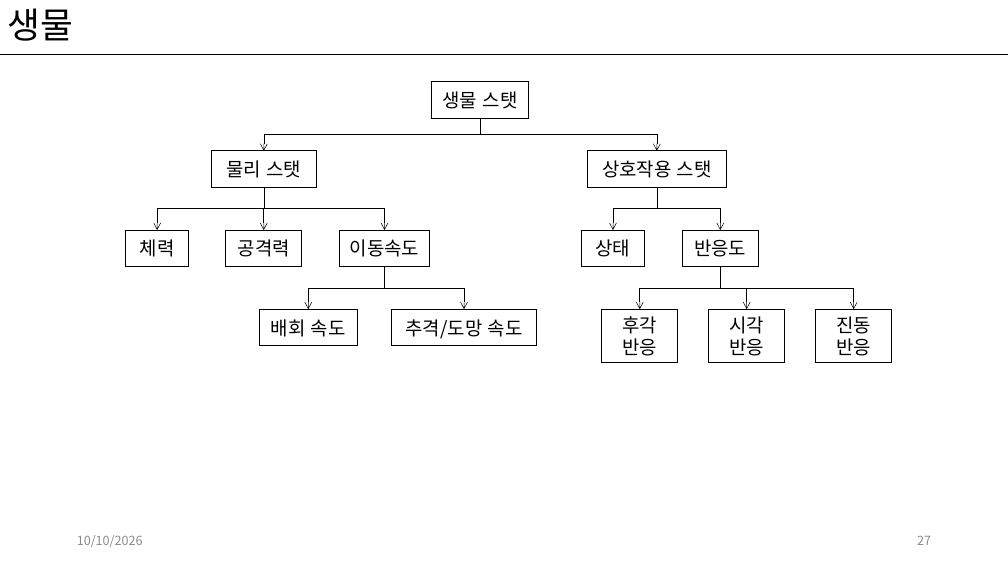
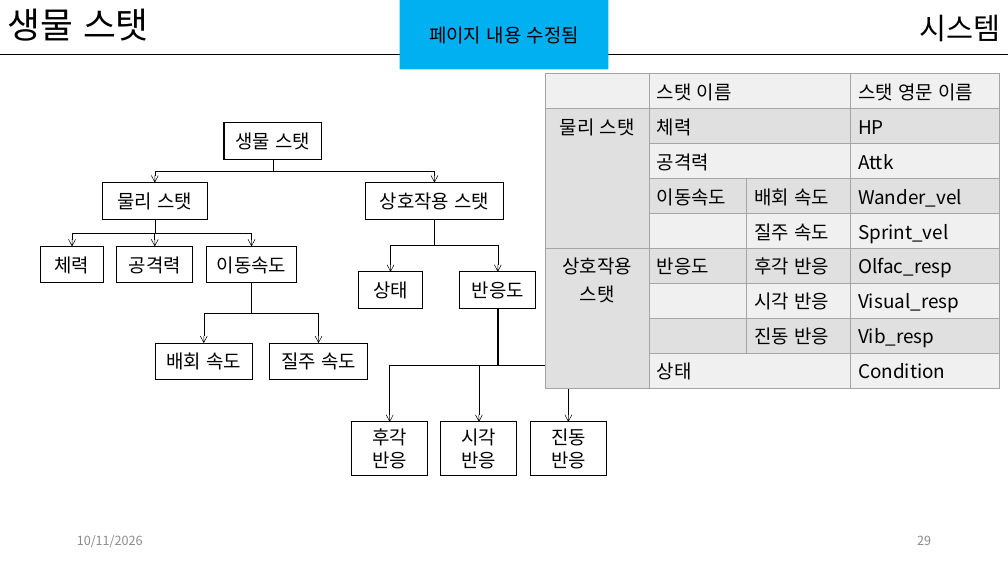
Before and after one commit to kwakyerin/2026_Graduation_Project, a slide deck: slide 29 of documents/HyunahKwon/design/designing/for_teammates/배트와 달트_기획서.pptx (slide 27 before the commit). Drawn at 1008x567 pixels with LibreOffice and Linux fonts; fonts in the diff are those of the drawing. Boxes give left, top, right and bottom in pixels: in the first picture for what was removed or moved away, otherwise in the second. Text is boxed around its words. In the diff, an @@ line names an element or a change of style, - is before the commit and + after.

Commit message:
화물,생물 스탯 기획, 정리
기획서에 내용 수정하고 추가함

```diff
--- a/documents/HyunahKwon/design/designing/for_teammates/배트와 달트_기획서.pptx
+++ b/documents/HyunahKwon/design/designing/for_teammates/배트와 달트_기획서.pptx
@@ title at bbox=[8, 8, 149, 41]: text changed @@
-생물
+생물 스탯
@@ rectangle added at bbox=[400, 0, 609, 70], fill #00B0F0, 18 pt, text #000000 @@
+페이지 내용 수정됨
@@ text added at bbox=[919, 14, 1000, 42], 28 pt, text #000000 @@
+시스템
@@ table added at bbox=[545, 73, 1000, 384], 9 rows, 4 columns @@
+ | 스탯 이름 |  | 스탯 영문 이름
+물리 스탯 | 체력 |  | HP
+ | 공격력 |  | Attk
+ | 이동속도 | 배회 속도 | Wander_vel
+ |  | 질주 속도 | Sprint_vel
+상호작용 스탯 | 반응도 | 후각 반응 | Olfac_resp
+ |  | 시각 반응 | Visual_resp
+ |  | 진동 반응 | Vib_resp
+ | 상태 |  | Condition
@@ rectangle "생물 스탯": place and size @@
-rectangle "생물 스탯" at bbox=[431, 82, 529, 118]
+rectangle "생물 스탯" at bbox=[224, 123, 321, 159]
@@ elbow arrow moved from (480, 118) - (264, 151) to (273, 160) - (155, 183) @@
@@ elbow arrow moved from (480, 118) - (657, 151) to (273, 160) - (435, 183) @@
@@ rectangle "물리 스탯": place and size @@
-rectangle "물리 스탯" at bbox=[212, 151, 316, 188]
+rectangle "물리 스탯" at bbox=[103, 183, 207, 219]
@@ rectangle "상호작용 스탯": place and size @@
-rectangle "상호작용 스탯" at bbox=[588, 151, 726, 188]
+rectangle "상호작용 스탯" at bbox=[365, 183, 504, 219]
@@ elbow arrow moved from (264, 188) - (157, 230) to (155, 219) - (72, 247) @@
@@ elbow arrow moved from (264, 188) - (385, 230) to (155, 219) - (252, 247) @@
@@ elbow arrow moved from (264, 188) - (264, 230) to (155, 219) - (155, 247) @@
@@ elbow arrow moved from (657, 188) - (613, 230) to (435, 219) - (391, 272) @@
@@ elbow arrow moved from (657, 188) - (721, 230) to (435, 219) - (498, 272) @@
@@ rectangle "체력": place and size @@
-rectangle "체력" at bbox=[126, 230, 188, 266]
+rectangle "체력" at bbox=[41, 247, 103, 283]
@@ rectangle "공격력": place and size @@
-rectangle "공격력" at bbox=[226, 230, 302, 266]
+rectangle "공격력" at bbox=[116, 247, 192, 283]
@@ rectangle "이동속도": place and size @@
-rectangle "이동속도" at bbox=[340, 230, 430, 266]
+rectangle "이동속도" at bbox=[206, 247, 297, 283]
@@ elbow arrow moved from (385, 267) - (309, 309) to (252, 283) - (204, 343) @@
@@ elbow arrow moved from (385, 267) - (464, 309) to (252, 283) - (318, 343) @@
@@ rectangle "상태": place and size @@
-rectangle "상태" at bbox=[582, 230, 645, 266]
+rectangle "상태" at bbox=[359, 272, 423, 309]
@@ rectangle "반응도": place and size @@
-rectangle "반응도" at bbox=[682, 230, 758, 266]
+rectangle "반응도" at bbox=[460, 272, 535, 309]
@@ elbow arrow moved from (721, 267) - (640, 309) to (498, 309) - (390, 422) @@
@@ elbow arrow moved from (721, 267) - (747, 309) to (498, 309) - (479, 422) @@
@@ elbow arrow moved from (721, 267) - (854, 309) to (498, 309) - (569, 422) @@
@@ rectangle "배회 속도": place and size @@
-rectangle "배회 속도" at bbox=[259, 309, 357, 346]
+rectangle "배회 속도" at bbox=[155, 343, 253, 380]
@@ rectangle "질주 속도": place and size @@
-rectangle "질주 속도" at bbox=[392, 309, 536, 346]
+rectangle "질주 속도" at bbox=[270, 343, 368, 380]
@@ text in rectangle at bbox=[281, 352, 356, 370]: text changed @@
-추격/도망 속도
+질주 속도
@@ rectangle "후각 반응": place and size @@
-rectangle "후각 반응" at bbox=[602, 309, 678, 363]
+rectangle "후각 반응" at bbox=[352, 422, 427, 476]
@@ rectangle "시각 반응": place and size @@
-rectangle "시각 반응" at bbox=[709, 309, 785, 363]
+rectangle "시각 반응" at bbox=[441, 422, 516, 476]
@@ rectangle "진동 반응": place and size @@
-rectangle "진동 반응" at bbox=[816, 309, 892, 363]
+rectangle "진동 반응" at bbox=[531, 422, 606, 476]
@@ text at bbox=[77, 535, 143, 547]: text changed @@
-10/10/2026
+10/11/2026
@@ page number at bbox=[917, 536, 931, 545]: text changed @@
-27
+29
```
Also in this commit, not shown: 33 other slides changed, 2 slides added, 1 other file.
